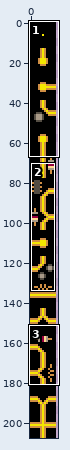
Edited in one commit: sprite sheet (Assets/Tiles.png). The picture above shows the old version from afar; the outline marks the close-up.
Close-up. First the earlier version:
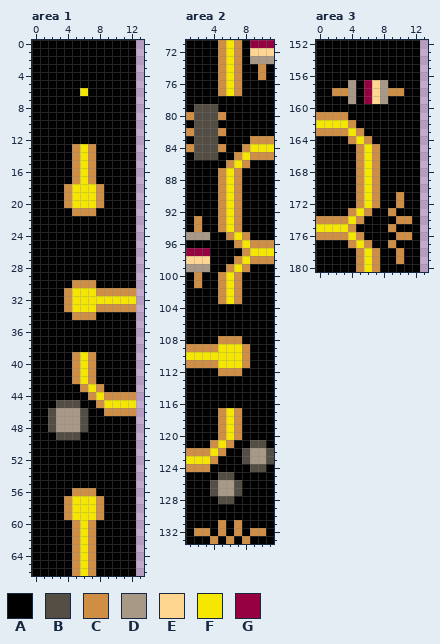
The file is 14x208 pixels. Shown: area 1: x 0..13, y 0..66; area 2: x 1..11, y 71..133; area 3: x 0..13, y 152..180.
Palette (. is transparent): A #000000  B #544d43  C #cf8e44  D #a89987  E #ffd690  F #f5e700  G #960040
Now the later version:
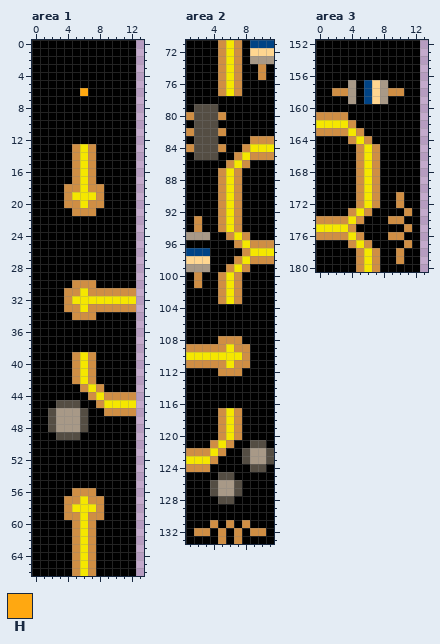
Colours new in this view: H #ffa811
The exact change:
Colour G changes from #960040 to #004385.
Area 1:
Colour F gives way to colour C in row 18 at x 5 and 7; in row 20 at x 5 and 7; in row 31 at x 5 and 7; in row 33 at x 5 and 7; in row 57 at x 5 and 7; in row 59 at x 5 and 7.
Colour F gives way to colour H in row 6 at x 6.
Area 2:
Colour C gives way to colour A in row 131 at x 5 and 7; in row 133 at x 4, 6 and 8.
Colour A gives way to colour C in row 131 at x 4, 6 and 8; in row 133 at x 5 and 7.
Colour F gives way to colour C in row 109 at x 5 and 7; in row 111 at x 5 and 7.
Area 3:
Colour C gives way to colour A in row 173 at x 9; in row 174 at x 11; in row 175 at x 9; in row 176 at x 11; in row 177 at x 9.
Colour A gives way to colour C in row 173 at x 11; in row 174 at x 9; in row 175 at x 11; in row 176 at x 9; in row 177 at x 11.
